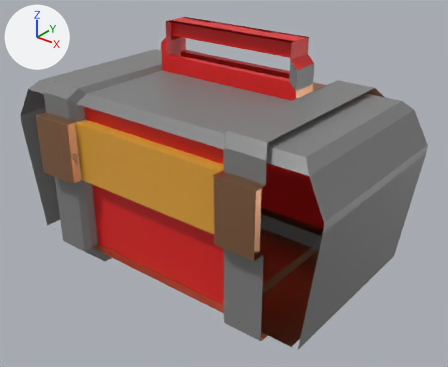
Before and after pictures for a commit that changed the FBX model Assets/Models/ToolBoxVersions/toolboxv2.fbx.
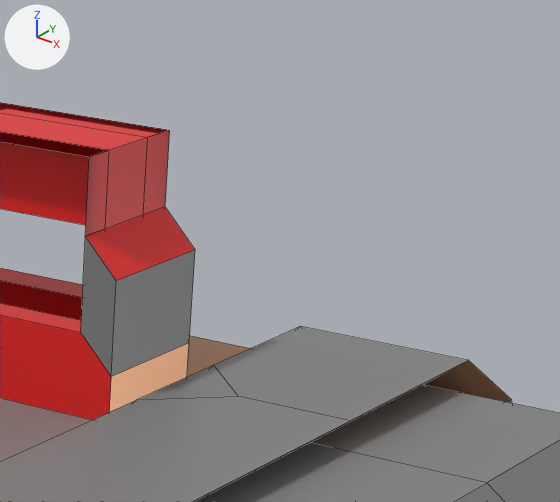
Each version is shown whole from a camera (50 mm lens) standing at (4.04, -4.83, 3.98) and looking at (0.22, -0.05, 1.02), then close up on the part from 61% to 88% of the width and 2% to 32% of the height. Every picture has the same lights, and +X, +Y and +Z are marked at upper left. The close-ups show mesh edges as thin lines. Vertices at the same position are counted once.
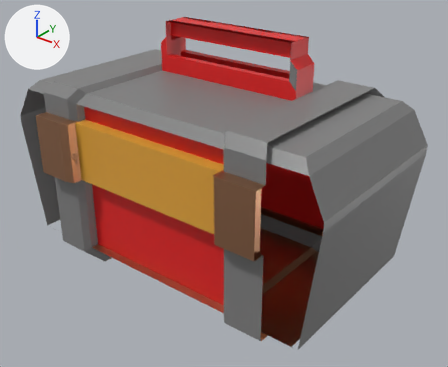
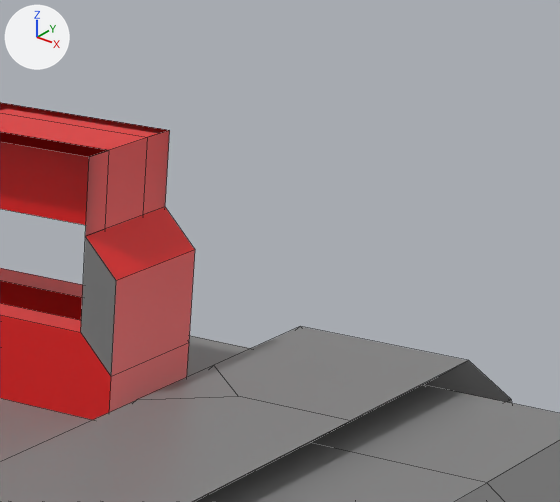
Commit message: update toolboxv2 - WIP

Where the change shows, as pixel boxes [x1, y1, x2, y2] in the close-ups (560 x 502 px):
part 1 of me_cube, recoloured
    both: [109, 343, 189, 412]
part 2 of me_cube, recoloured (brown to grey)
    both: [187, 336, 511, 437]
part 3 of me_cube, recoloured (grey to brown)
    both: [111, 250, 195, 376]

What changed in the scene script:
```text
Change me_cube:
    where me_cube.from_pydata(...)  # 355 vertices, 332 faces; spans x -1.99..1.99, y -1.2..1.09, z -1.06..1.57
    used by ob_cube; location = (0.018, 0.0, 1.024)
    me_cube part 1: the 1 face centred in x 0.89, y 0.38, z 1.05 switches from mat_green (brown #ca9775) to mat_red (red #e71f1f)
    me_cube part 2: 18 of the faces centred in x -1.54..1.37, y 0.66..1.04, z 0.34..1.03 switch from mat_green (brown #ca9775) to mat_gray (grey #818181)
    me_cube part 3: the 1 face centred in x 0.89, y 0.38, z 1.21 switches from mat_gray (grey #818181) to mat_red (red #e71f1f)
```
